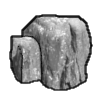
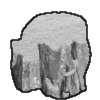
Layered file, before and after one edit (w=100, h=100). Changes by layer:
added layer "snow line" above "snow" over [10, 11, 92, 100]
added layer "snow" above "line" over [10, 12, 89, 99]
hid "line", painted on it over [9, 14, 93, 100]
painted on "Pasted Layer" over [11, 16, 91, 99]
